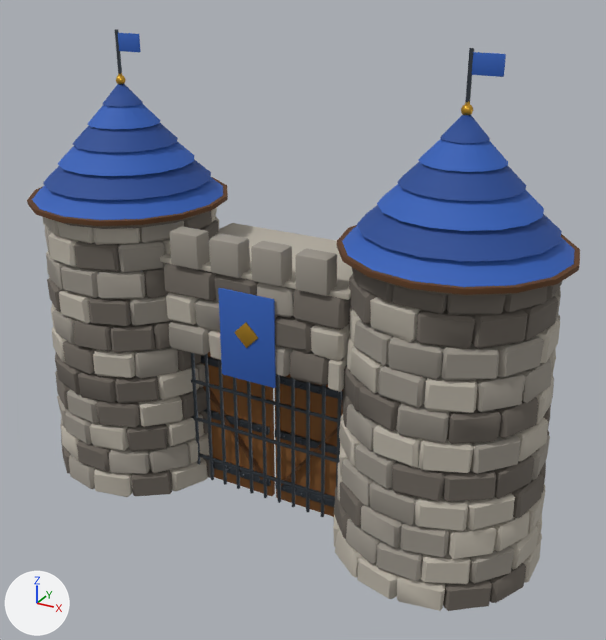
Two versions of the glTF model modele3d/export/mapa/brama_etap5.glb, one commit apart.
Camera for both pictures: a camera (50 mm lens) standing at (10.38, -17.25, 14.33) and looking at (0.71, 0.34, 5.54). Arrows for +X, +Y and +Z are at lower left; the lights stay in place. The first picture is the older version. Vertices at exactly the same position are counted once.

In view in the first picture: 'brama_etap5'.
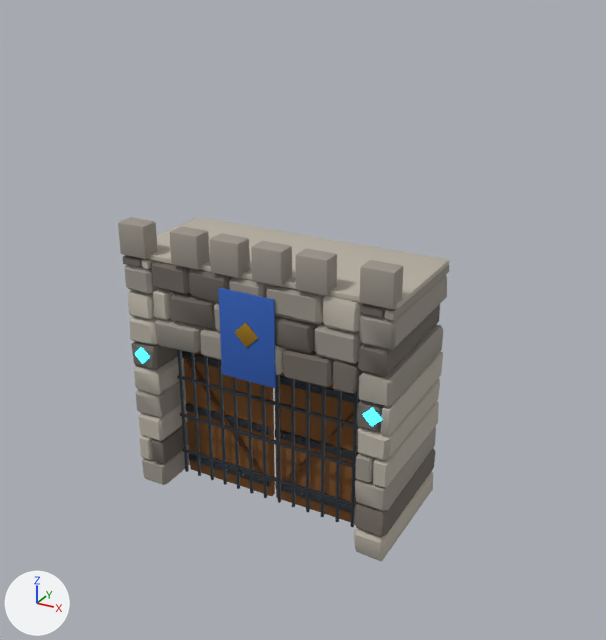
Boxes [x1, y1, x2, y2] around the edits, measured in the pictures (606 x 640 px; the box of a moved part takes in the faces that stretch with it):
```json
{"object": "brama_etap5", "change": "reshaped", "before": [27, 29, 580, 611], "after": [118, 217, 449, 562], "on screen": "40% narrower, 41% shorter"}
{"part": 1, "of": "me_brama_etap5", "change": "moved or reshaped", "before": [160, 223, 353, 300], "after": [147, 217, 449, 310]}
{"part": 2, "of": "me_brama_etap5", "change": "added", "after": [360, 260, 404, 309]}
{"part": 3, "of": "me_brama_etap5", "change": "added", "after": [118, 217, 158, 259]}
{"part": 4, "of": "me_brama_etap5", "change": "moved or reshaped", "after": [363, 408, 382, 426], "on screen": "not visible before"}
{"part": 5, "of": "me_brama_etap5", "change": "moved or reshaped", "after": [135, 347, 149, 364], "on screen": "not visible before"}
{"part": 6, "of": "me_brama_etap5", "change": "deleted", "before": [27, 29, 580, 611]}
{"part": 7, "of": "me_brama_etap5", "change": "cut back", "before": [111, 294, 350, 539], "after": [122, 255, 449, 562], "on screen": "mostly hidden before"}
```

Edits to the scene script, one JSON object a line:
```json
{"block": "me_brama_etap5", "where": "# used by ob_brama_etap5; location = (0.0, 0.0, 0.0)"}
{"op": "remove", "block": "me_brama_etap5", "code": "me_brama_etap5.from_pydata(...)  # 10588 vertices, 19612 faces; spans x -7.42..7.42, y -2.42..3.02, z -0.01..12.5"}
{"op": "add", "block": "me_brama_etap5", "code": "me_brama_etap5.from_pydata(...)  # 3624 vertices, 6820 faces; spans x -3.91..3.91, y -1.31..2.43, z -0.01..7.95"}
{"block": "me_brama_etap5", "change": "me_brama_etap5 part 1: the loose piece of 56 vertices spanning x -2.7..2.7, y -1.1..2.3, z 7.0..7.14 is multiplied about its middle by the matrix ((1.446, 0.0, 0.0), (0.0, 1.0, 0.0), (0.0, 0.0, 1.0))"}
{"block": "me_brama_etap5", "change": "me_brama_etap5 part 2: the loose piece of 56 vertices spanning x 1.38..2.22, y -1.27..-0.73, z 7.05..7.95 is copied, and the copy is moved by (1.65, 0.0, 0.0); it spans x 3.03..3.88, y -1.27..-0.73, z 7.05..7.95"}
{"block": "me_brama_etap5", "change": "me_brama_etap5 part 3: the loose piece of 56 vertices spanning x -2.22..-1.38, y -1.27..-0.73, z 7.05..7.95 is copied, and the copy is moved by (-1.65, 0.0, 0.0); it spans x -3.88..-3.03, y -1.27..-0.73, z 7.05..7.95"}
{"block": "me_brama_etap5", "change": "me_brama_etap5 part 4: the loose piece of 56 vertices spanning x 4.45..4.95, y -2.03..-1.97, z 3.95..4.45 is moved by (-1.25, 0.77, 0.0)"}
{"block": "me_brama_etap5", "change": "me_brama_etap5 part 5: the loose piece of 56 vertices spanning x -4.95..-4.45, y -2.03..-1.97, z 3.95..4.45 is moved by (1.25, 0.77, 0.0)"}
{"block": "me_brama_etap5", "change": "me_brama_etap5 part 6: 314 loose pieces with 7740 vertices, spanning x -7.42..7.42, y -2.42..3.02, z -0.01..12.5, are deleted"}
{"block": "me_brama_etap5", "change": "me_brama_etap5 part 7: 295 vertices removed from x -6.97..6.97, y -2.03..2.85, z 0.0..8.0; 959 vertices added at x -3.91..3.91, y -1.23..2.43, z -0.01..7.01"}
{"op": "remove", "block": "me_brama_etap5", "code": "me_brama_etap5.materials.append(mat_mapa_roof)  # blue #2f5fb8"}
{"op": "remove", "block": "me_brama_etap5", "code": "me_brama_etap5.materials.append(mat_mapa_roof_dark)  # blue #234a94"}
```
